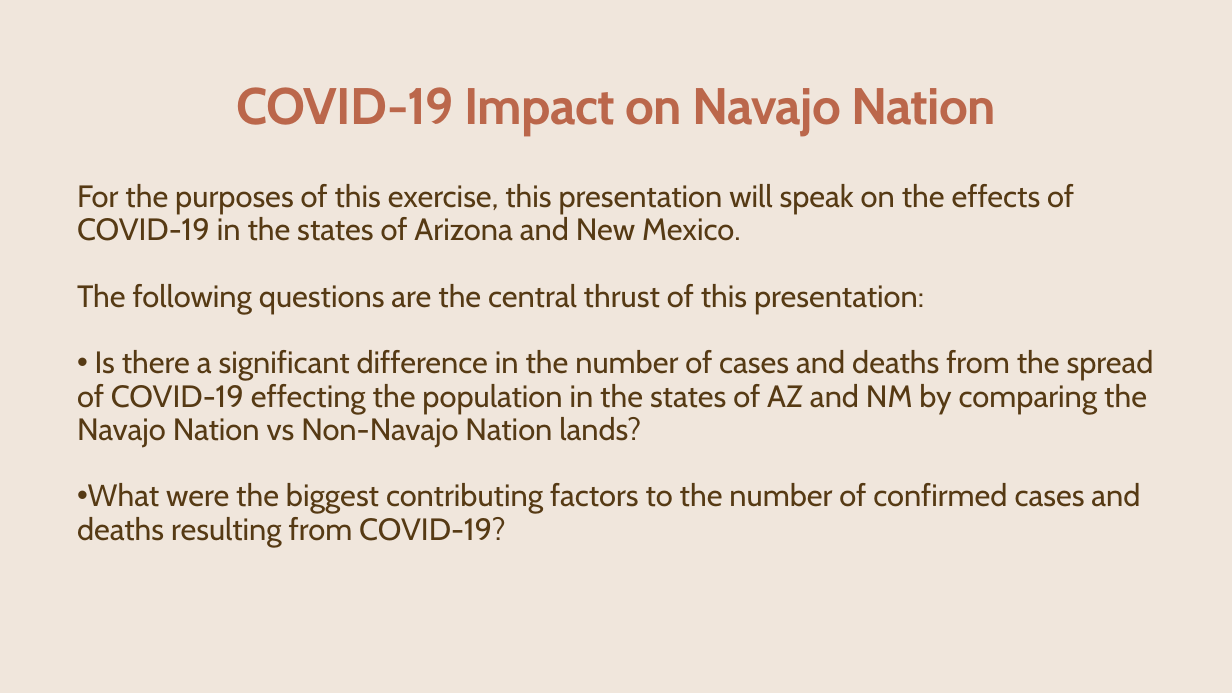
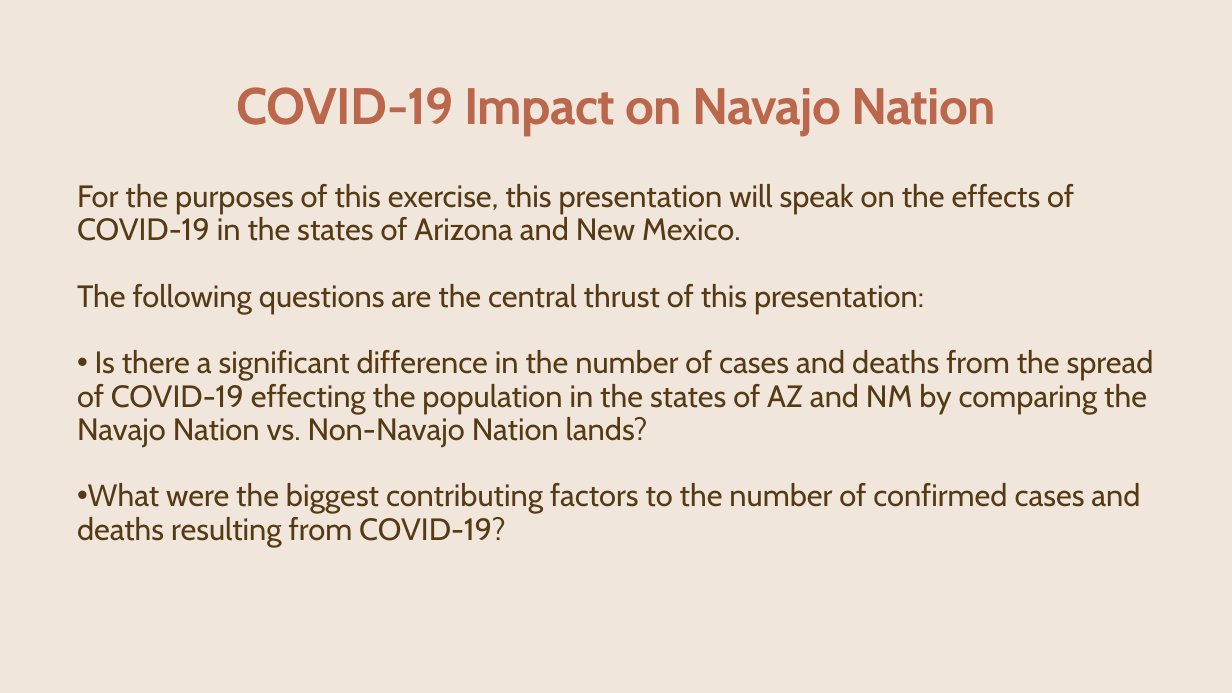
Before and after one commit to CCostenbader/Covid-19-effects-on-the-Navajo-Nation-Indian-Tribe, a slide deck: slide 11 of FinalPPMatt.pptx. Drawn at 1232x693 pixels with LibreOffice and Linux fonts; fonts in the diff are those of the drawing; background and template pictures are left out. Boxes give left, top, right and bottom in pixels: in the first picture for what was removed or moved away, otherwise in the second. Text is boxed around its words. In the diff, an @@ line names an element or a change of style, - is before the commit and + after.

```diff
--- a/FinalPPMatt.pptx
+++ b/FinalPPMatt.pptx
@@ text at (77, 350, 1154, 447): text changed @@
-• Is there a significant difference in the number of cases and deaths from the spread of COVID-19 effecting the population in the states of AZ and NM by comparing the Navajo Nation vs Non-Navajo Nation lands?
+• Is there a significant difference in the number of cases and deaths from the spread of COVID-19 effecting the population in the states of AZ and NM by comparing the Navajo Nation vs. Non-Navajo Nation lands?
```
Also in this commit, not shown: 7 other slides changed.
